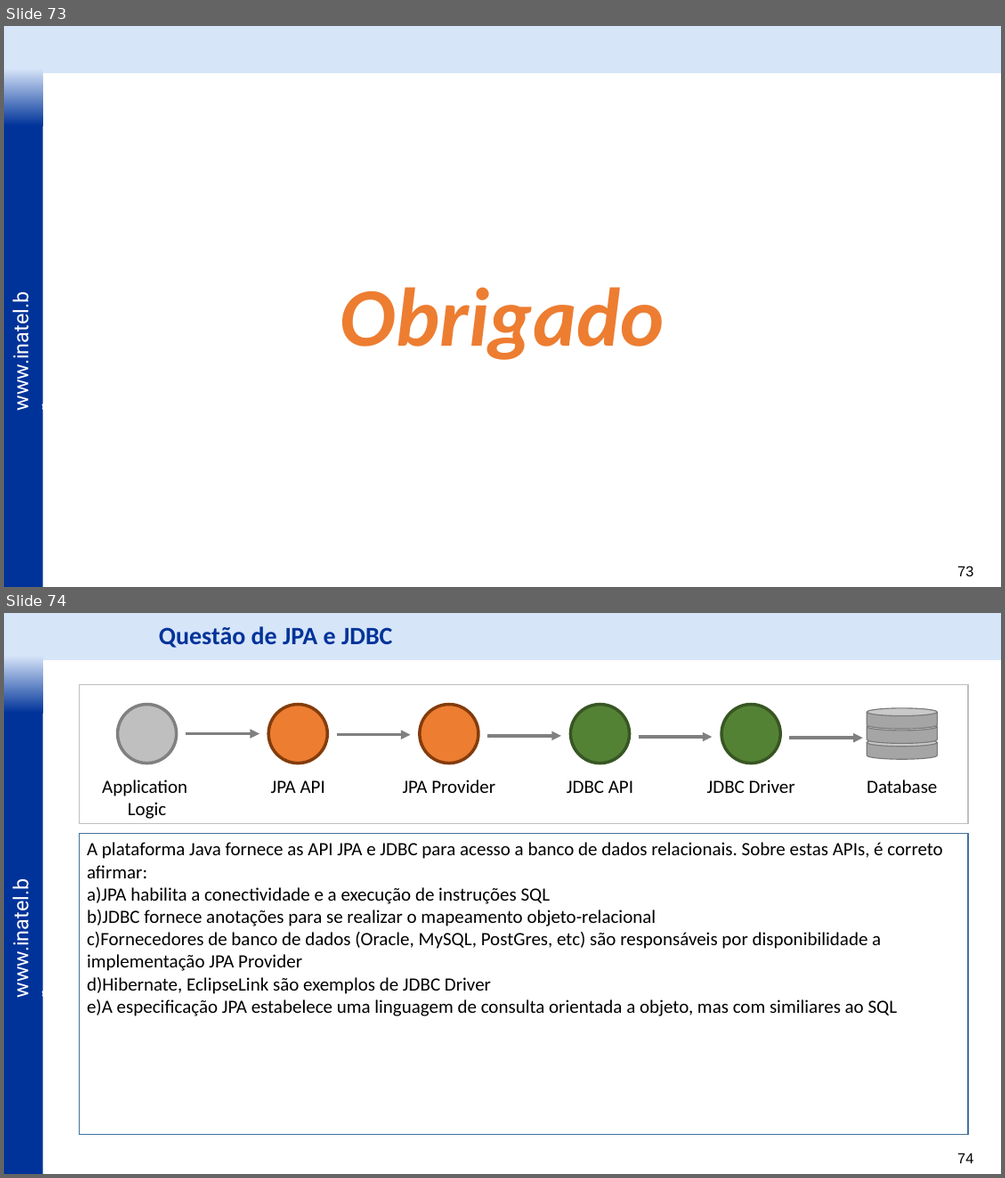
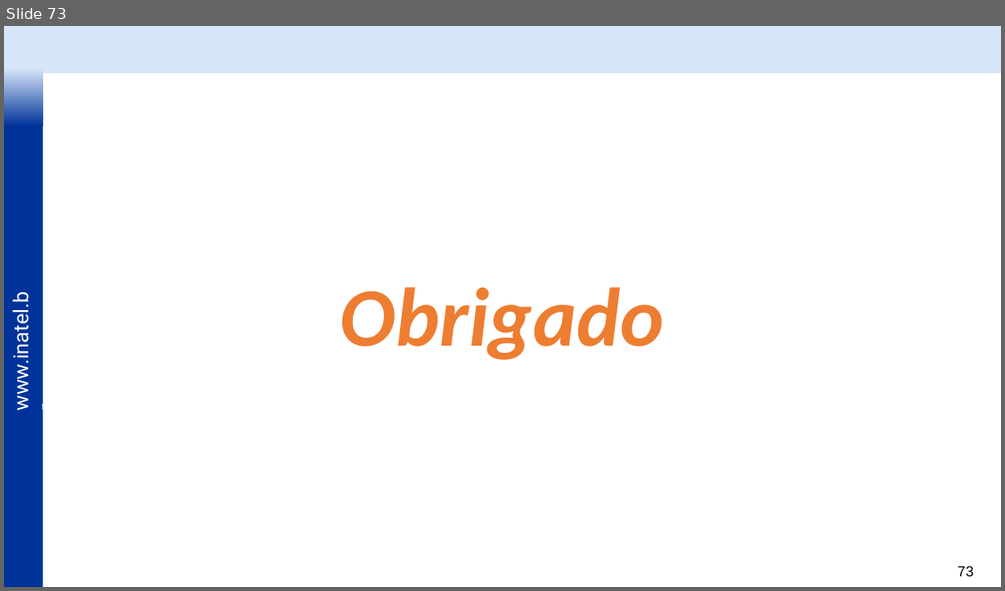
Before and after one commit to vitor-figueiredo/MyRestAPI, a slide deck: docs/Laboratório - REST - v4.pptx. Shown one above the other, each under a label of ours: slides 73 and 74 before the commit, slide 73 after it. The pictures are 1005x1178 and 1005x591 pixels, drawn with LibreOffice and Linux fonts; fonts in the diff are those of the drawing; background and template pictures are left out. Boxes give left, top, right and bottom in pixels: in the first picture for what was removed or moved away, otherwise in the second. Text is boxed around its words. In the diff, an @@ line names an element or a change of style, - is before the commit and + after.

```diff
--- a/docs/Laboratório - REST - v4.pptx
+++ b/docs/Laboratório - REST - v4.pptx
@@ slide 74 removed at (4, 613, 1001, 1174), background #FFFFFF; not listed: 5 template elements that a slide beside it also shows @@
@@ text removed at (159, 626, 392, 648) @@
-Questão de JPA e JDBC
@@ group removed at (80, 685, 968, 824): 6 texts, 5 ellipses, 5 arrows, 3 cylinders, 1 rectangle @@
-Application
-Logic
-JPA API
-JPA Provider
-JDBC API
-JDBC Driver
-Database
@@ rectangle removed at (80, 834, 968, 1135) @@
-A plataforma Java fornece as API JPA e JDBC para acesso a banco de dados relacionais. Sobre estas APIs, é correto afirmar:
-a)JPA habilita a conectividade e a execução de instruções SQL
-b)JDBC fornece anotações para se realizar o mapeamento objeto-relacional
-c)Fornecedores de banco de dados (Oracle, MySQL, PostGres, etc) são responsáveis por disponibilidade a implementação JPA Provider
-d)Hibernate, EclipseLink são exemplos de JDBC Driver
-e)A especificação JPA estabelece uma linguagem de consulta orientada a objeto, mas com similiares ao SQL
```
Also in this commit, not shown: 1 slide added.
